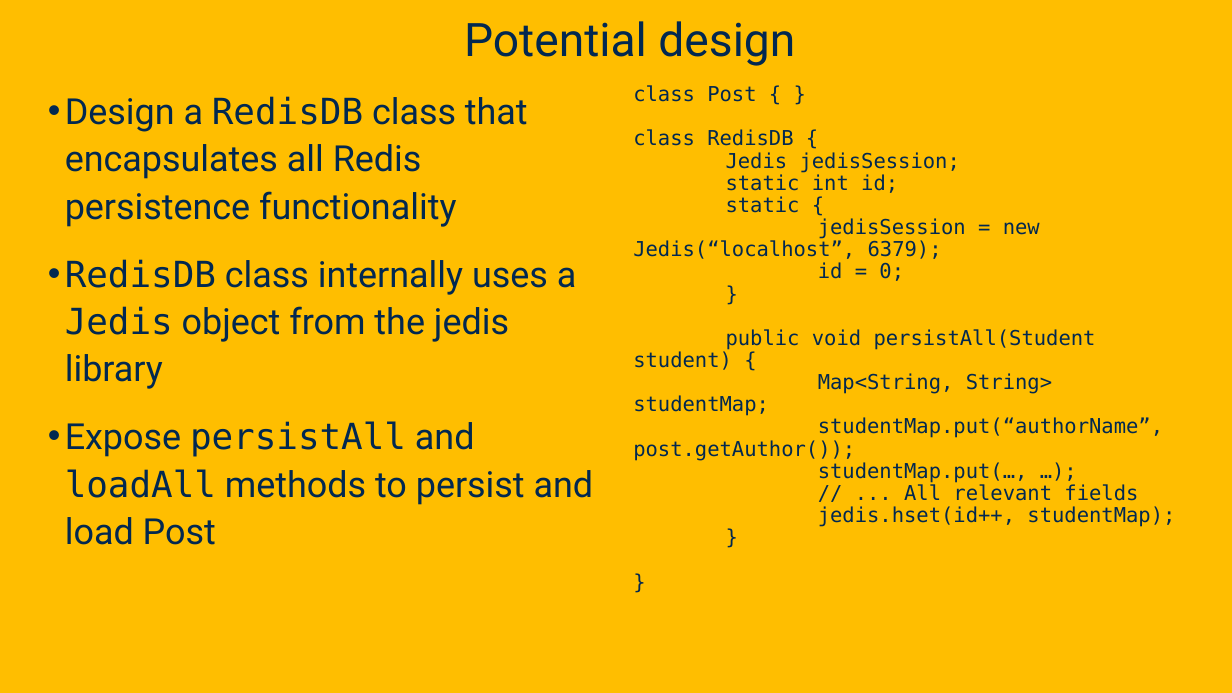
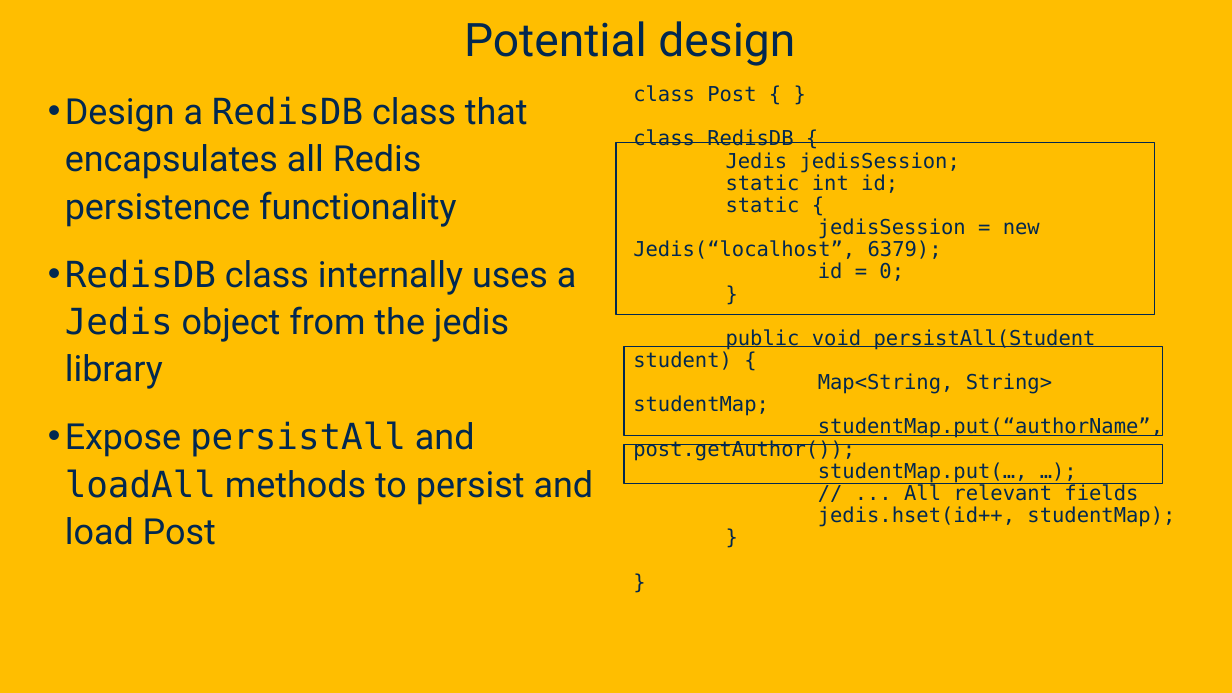
Before and after one commit to davsec-teaching/ecs160-f25, a slide deck: slide 5 of slides/5_annotations_and_reflection.pptx. Drawn at 1232x693 pixels with LibreOffice and Linux fonts; fonts in the diff are those of the drawing; background and template pictures are left out. Boxes give left, top, right and bottom in pixels: in the first picture for what was removed or moved away, otherwise in the second. Text is boxed around its words. In the diff, an @@ line names an element or a change of style, - is before the commit and + after.

```diff
--- a/slides/5_annotations_and_reflection.pptx
+++ b/slides/5_annotations_and_reflection.pptx
@@ rectangle added at [616, 142, 1155, 314], outline #022850 1 pt @@
@@ rectangle added at [624, 347, 1163, 436], outline #022850 1 pt @@
@@ rectangle added at [624, 445, 1163, 483], outline #022850 1 pt @@
```
Also in this commit, not shown: 3 other slides changed, 4 slides added.
